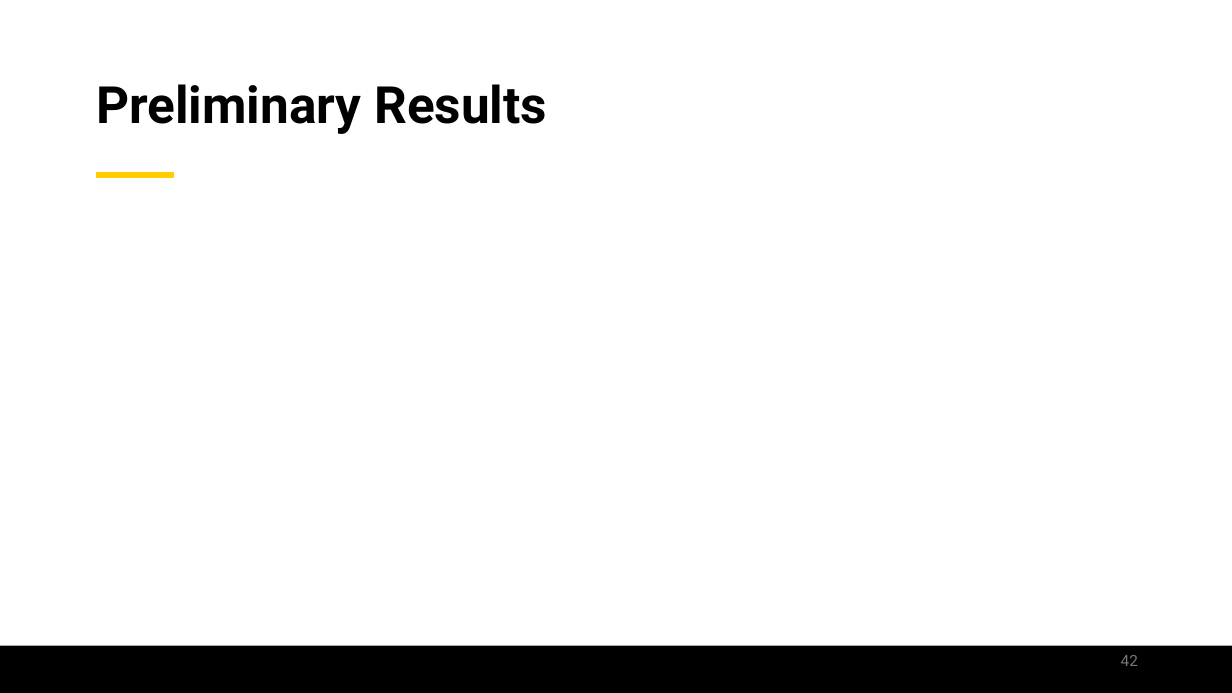
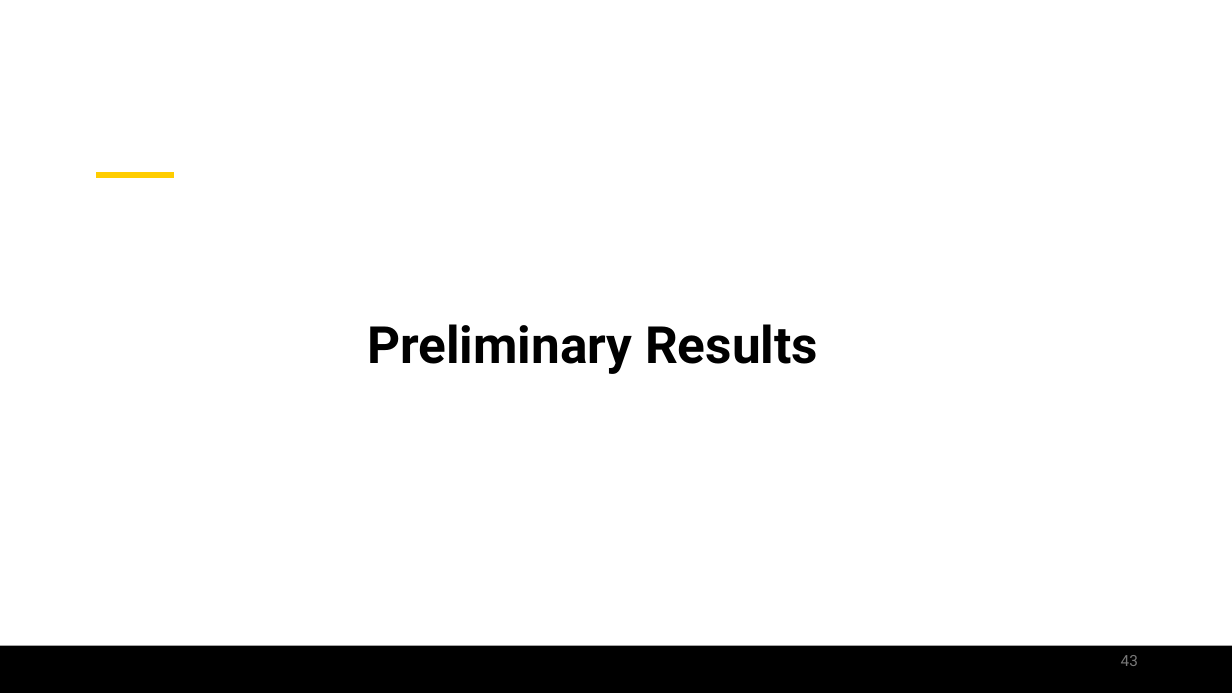
Before and after one commit to jamilgafur/Presentation, a slide deck: slide 43 of Presentation.pptx (slide 42 before the commit). Drawn at 1232x693 pixels with LibreOffice and Linux fonts; fonts in the diff are those of the drawing; background and template pictures are left out. Boxes give left, top, right and bottom in pixels: in the first picture for what was removed or moved away, otherwise in the second. Text is boxed around its words. In the diff, an @@ line names an element or a change of style, - is before the commit and + after.

```diff
--- a/Presentation.pptx
+++ b/Presentation.pptx
@@ title "Preliminary Results": place and size @@
-title "Preliminary Results" at (96, 84, 547, 134)
+title "Preliminary Results" at (367, 324, 818, 374)
@@ page number at (1121, 655, 1138, 666): text changed @@
-42
+43
```
Also in this commit, not shown: 23 other slides changed, 31 slides added, 21 slides removed.
